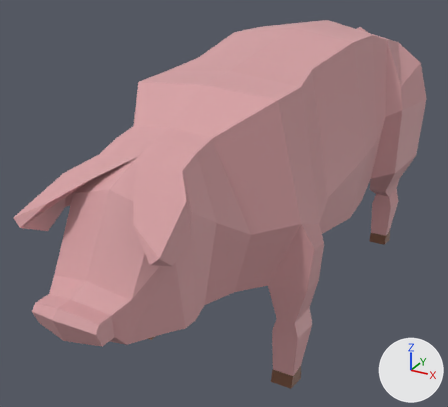
Two versions of the glTF model bandit-math/models/animals/farm/pig.glb, one commit apart.
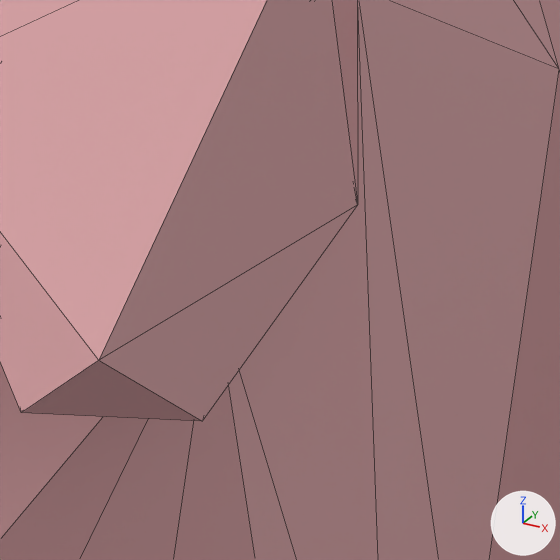
There are two pictures of each version: one whole from a camera (50 mm lens) standing at (3.93, -8.87, 5.99) and looking at (-0.52, -0.77, 1.94), one close up on the part from 33% to 48% of the width and 53% to 70% of the height. The axes (+X, +Y, +Z) are drawn at lower right. The lights are the same throughout. The last two pictures show the newer version. The close-ups show mesh edges as thin lines. Vertices at exactly the same position are counted once.

The first close-up shows 'pig'.
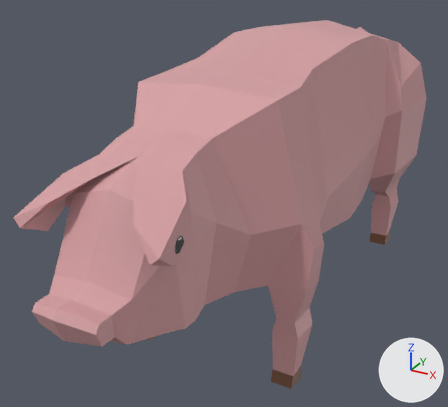
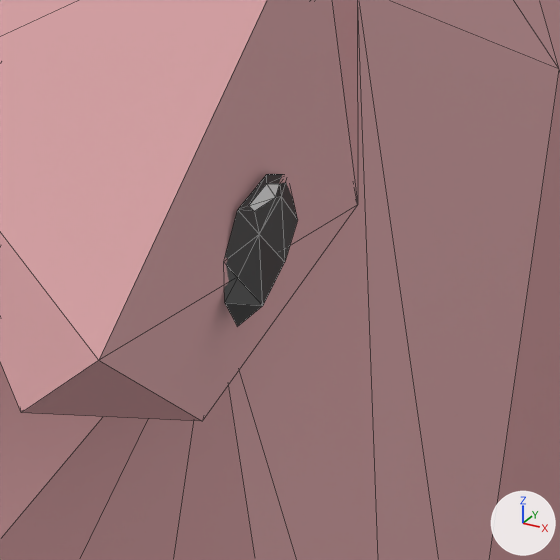
The change, as JSON lines over the scene's bpy script:
```json
{"block": "me_pig", "where": "# used by ob_pig; location = (0.0, 0.0, 0.0)"}
{"op": "remove", "block": "me_pig", "code": "me_pig.from_pydata(...)  # 283 vertices, 562 faces; spans x -1.66..1.66, y -5.2..4.59, z 0.0..4.59"}
{"op": "add", "block": "me_pig", "code": "me_pig.from_pydata(...)  # 317 vertices, 608 faces; spans x -1.66..1.66, y -5.2..4.59, z 0.0..4.59"}
{"block": "me_pig", "change": "me_pig part 1: a new loose piece of 17 vertices spanning x 0.87..0.91, y -4.36..-4.15, z 3.06..3.21, in mat_animal"}
{"block": "me_pig", "change": "other edits to the shape of me_pig do not show in these pictures"}
```

Changed parts and their boxes (x1, y1, x2, y2) in the close-ups (560 x 560 px):
```json
{"part": 1, "of": "me_pig", "change": "added", "after": [224, 174, 298, 327]}
```
